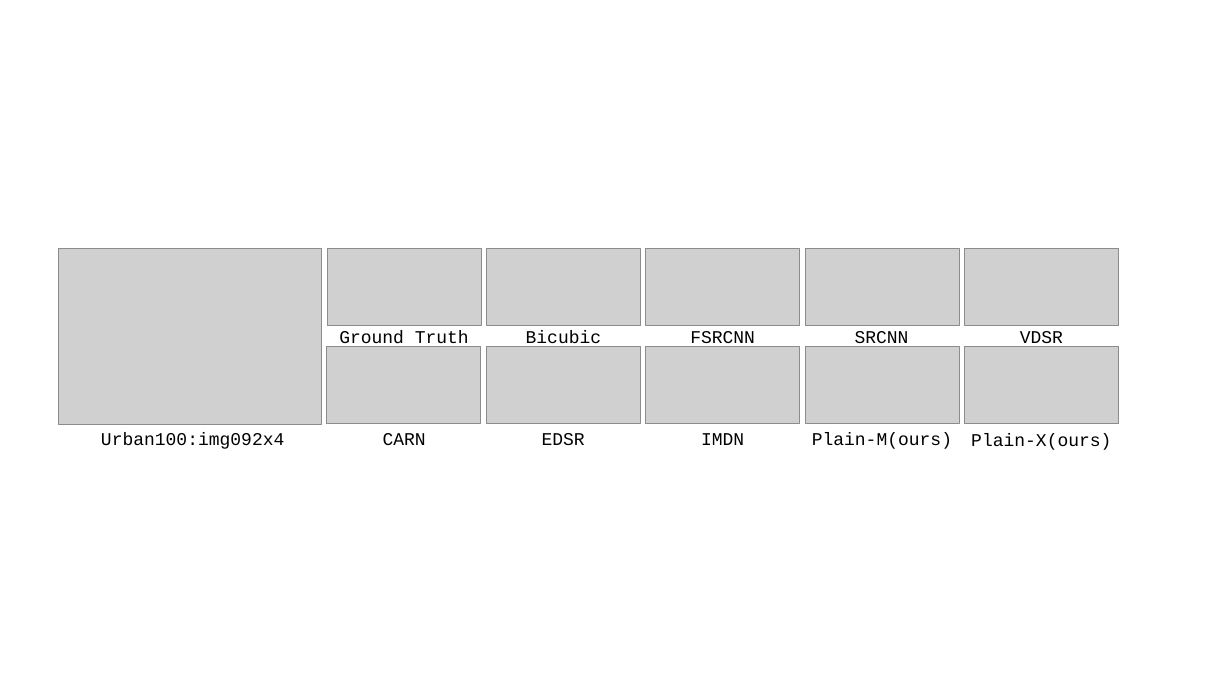
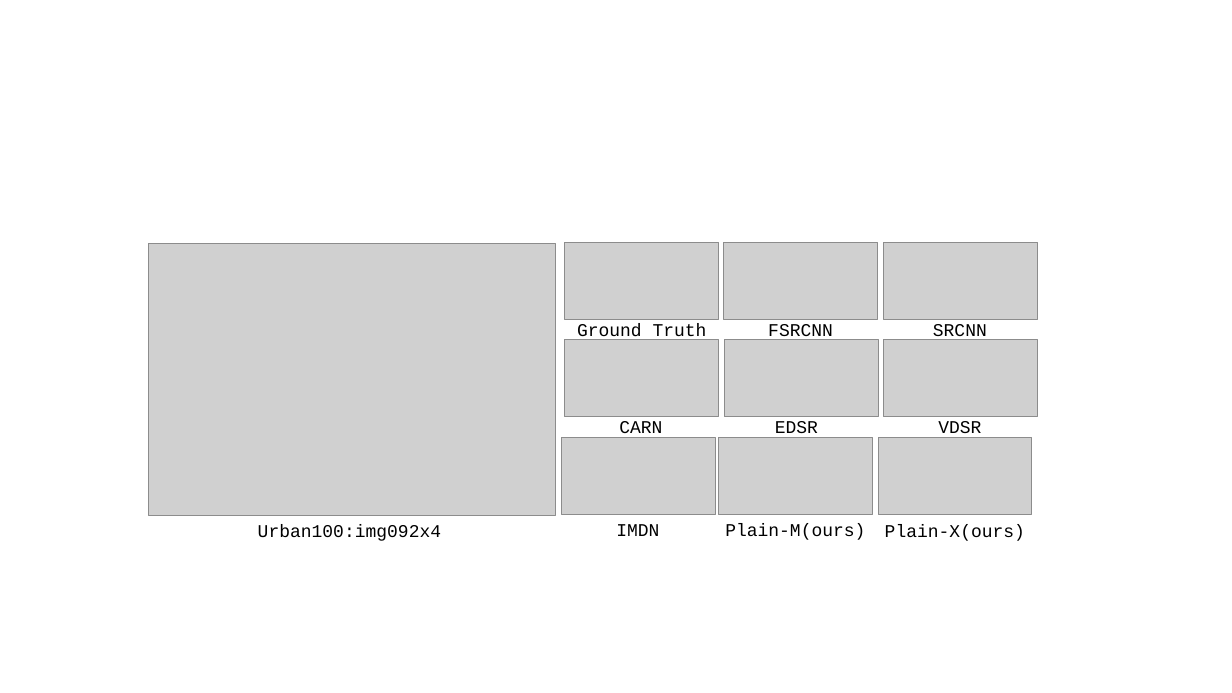
Before and after one commit to wukailu/EDSR-PyTorch, a slide deck: slide 1 of experiment/fig4/fig4.pptx. Drawn at 1232x693 pixels with LibreOffice and Linux fonts; fonts in the diff are those of the drawing; grey boxes stand for pictures. Boxes give left, top, right and bottom in pixels: in the first picture for what was removed or moved away, otherwise in the second. Text is boxed around its words. In the diff, an @@ line names an element or a change of style, - is before the commit and + after.

```diff
--- a/experiment/fig4/fig4.pptx
+++ b/experiment/fig4/fig4.pptx
@@ picture: place and size @@
-picture at (59, 249, 322, 424)
+picture at (149, 243, 555, 515)
@@ picture removed at (487, 249, 641, 325) @@
@@ text "Ground Truth": place and size @@
-text "Ground Truth" at (339, 330, 469, 348)
+text "Ground Truth" at (577, 324, 707, 342)
@@ 2 pictures, 1 text: place and size @@
-2 pictures, 1 text at (646, 249, 959, 348)
+2 pictures, 1 text at (724, 242, 1038, 340)
@@ text "SRCNN": place and size @@
-text "SRCNN" at (855, 331, 909, 347)
+text "SRCNN" at (933, 324, 987, 340)
@@ text removed at (526, 330, 602, 348) @@
-Bicubic
@@ 3 pictures: place and size @@
-3 pictures at (327, 249, 641, 423)
+3 pictures at (565, 242, 879, 417)
@@ picture: place and size @@
-picture at (965, 249, 1119, 325)
+picture at (884, 340, 1038, 417)
@@ text "CARN" rewrapped from (383, 433, 426, 445) to (619, 421, 662, 439) @@
@@ text "EDSR" rewrapped from (542, 433, 585, 445) to (775, 421, 818, 438) @@
@@ text "VDSR": place and size @@
-text "VDSR" at (1020, 331, 1063, 348)
+text "VDSR" at (938, 421, 981, 439)
@@ text "Urban100:img092x4": place and size @@
-text "Urban100:img092x4" at (101, 433, 284, 449)
+text "Urban100:img092x4" at (258, 525, 441, 541)
@@ 3 pictures, 3 texts: place and size @@
-3 pictures, 3 texts at (646, 347, 1119, 450)
+3 pictures, 3 texts at (561, 437, 1032, 541)
```
Also in this commit, not shown: 11 other files.
